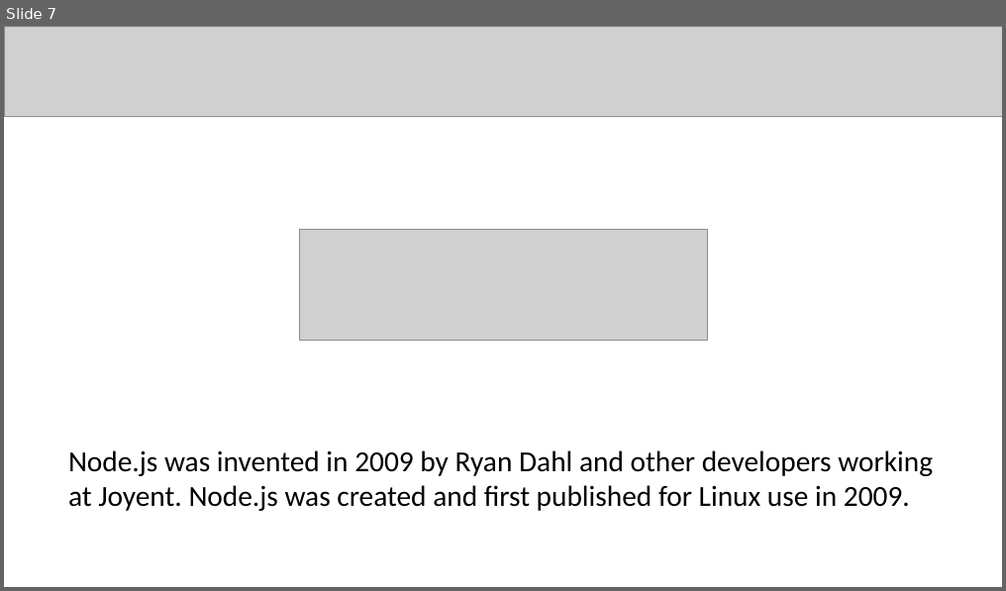
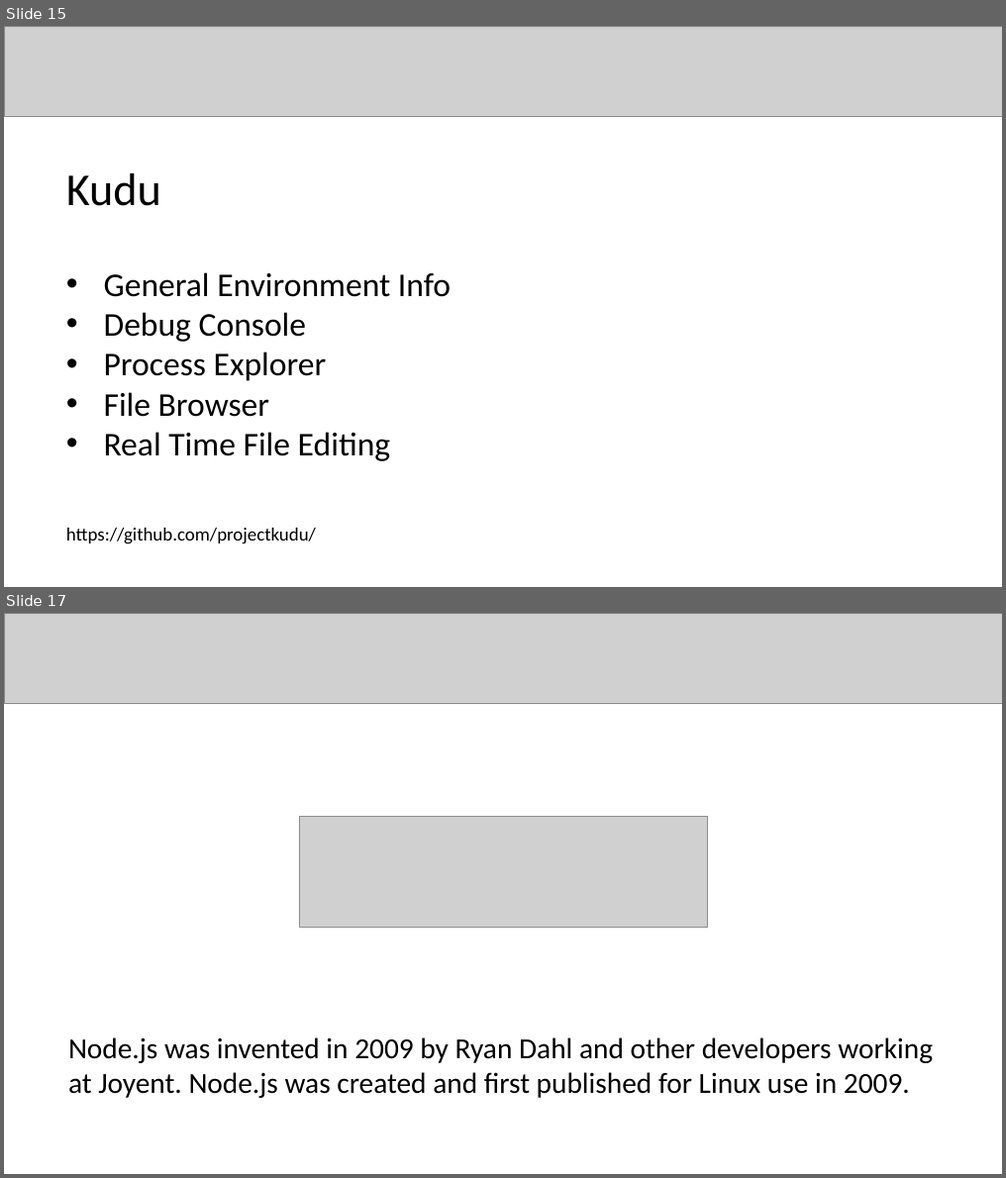
Before and after one commit to badescuga/NodeJsDemo, a slide deck: slidedeck/slides.pptx. Shown one above the other, each under a label of ours: slide 7 before the commit, slides 15 and 17 after it; the slides between them are not shown. The pictures are 1006x591 and 1006x1178 pixels, drawn with LibreOffice and Linux fonts; fonts in the diff are those of the drawing; grey boxes stand for pictures. Boxes give left, top, right and bottom in pixels: in the first picture for what was removed or moved away, otherwise in the second. Text is boxed around its words. In the diff, an @@ line names an element or a change of style, - is before the commit and + after.

```diff
--- a/slidedeck/slides.pptx
+++ b/slidedeck/slides.pptx
@@ slide 15 added at (4,26,1002,587), background #FFFFFF @@
@@ picture added at (4,26,1002,116) @@
@@ text added at (66,174,161,206), 44 pt, text #000000 @@
+Kudu
@@ text added at (104,273,450,462), 32 pt, text #000000 @@
+• General Environment Info
+• Debug Console
+• Process Explorer
+• File Browser
+• Real Time File Editing
@@ text added at (66,528,316,545), 18 pt, text #000000 @@
+https://github.com/projectkudu/
@@ what was slide 7 is now slide 17 @@
```
Also in this commit, not shown: 9 other slides added.
